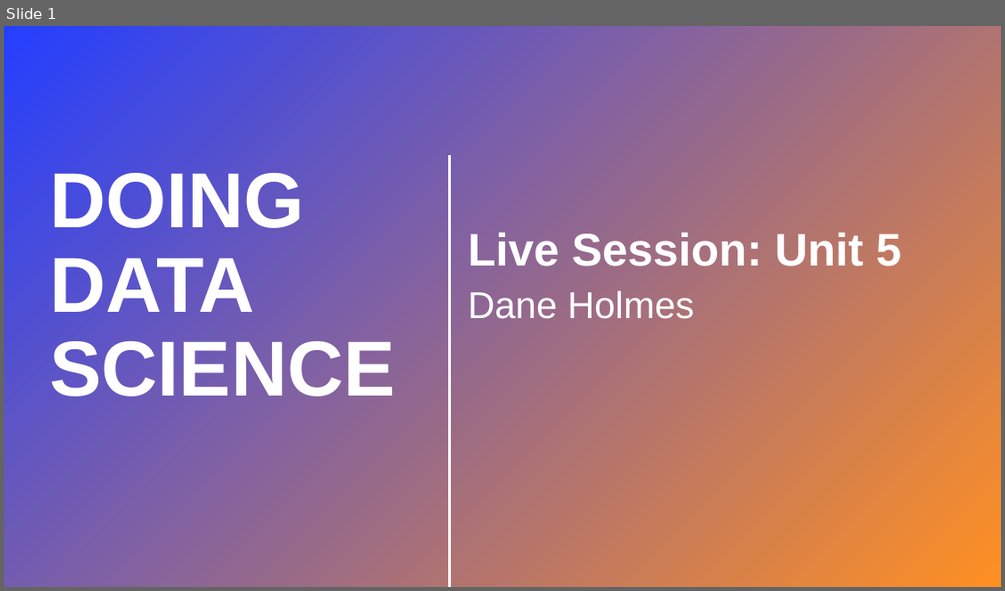
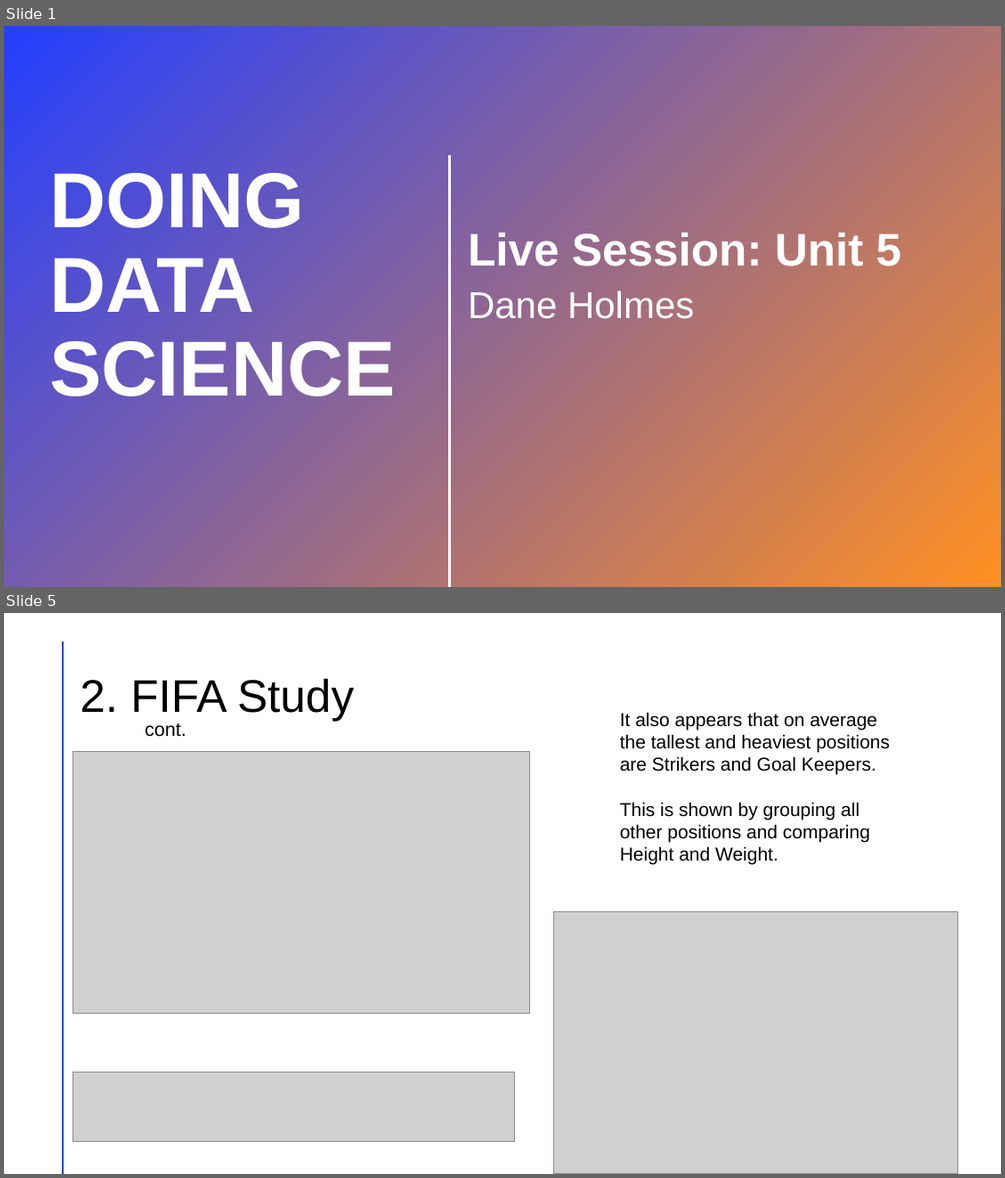
Before and after one commit to cdholmes11/Doing_Data_Science, a slide deck: Unit-5/Dane_Holmes_Live_Session_5.pptx. Shown one above the other, each under a label of ours: slide 1 before the commit, slides 1 and 5 after it; the slides between them are not shown. The pictures are 1005x591 and 1005x1178 pixels, drawn with LibreOffice and Linux fonts; fonts in the diff are those of the drawing; grey boxes stand for pictures; background and template pictures are left out; a plain dark background stands for a picture behind light text. Boxes give left, top, right and bottom in pixels: in the first picture for what was removed or moved away, otherwise in the second. Text is boxed around its words. In the diff, an @@ line names an element or a change of style, - is before the commit and + after.

```diff
--- a/Unit-5/Dane_Holmes_Live_Session_5.pptx
+++ b/Unit-5/Dane_Holmes_Live_Session_5.pptx
@@ slide 5 added at [4, 613, 1001, 1174], background #FFFFFF @@
@@ line added from (63, 642) to (63, 1173), #FF9022 2 pt @@
@@ title added at [80, 678, 354, 721], 44 pt, text #000000 @@
+2. FIFA Study
@@ text added at [620, 712, 890, 865], 18 pt, text #000000 @@
+It also appears that on average the tallest and heaviest positions are Strikers and Goal Keepers.
+This is shown by grouping all other positions and comparing Height and Weight.
@@ text added at [145, 723, 186, 737], 18.5 pt, text #000000 @@
+cont.
@@ picture added at [73, 751, 530, 1013] @@
@@ picture added at [554, 912, 958, 1174] @@
@@ picture added at [73, 1071, 515, 1141] @@
```
Also in this commit, not shown: 1 slide changed, 9 other slides added, 2 slides removed, 9 other files.
